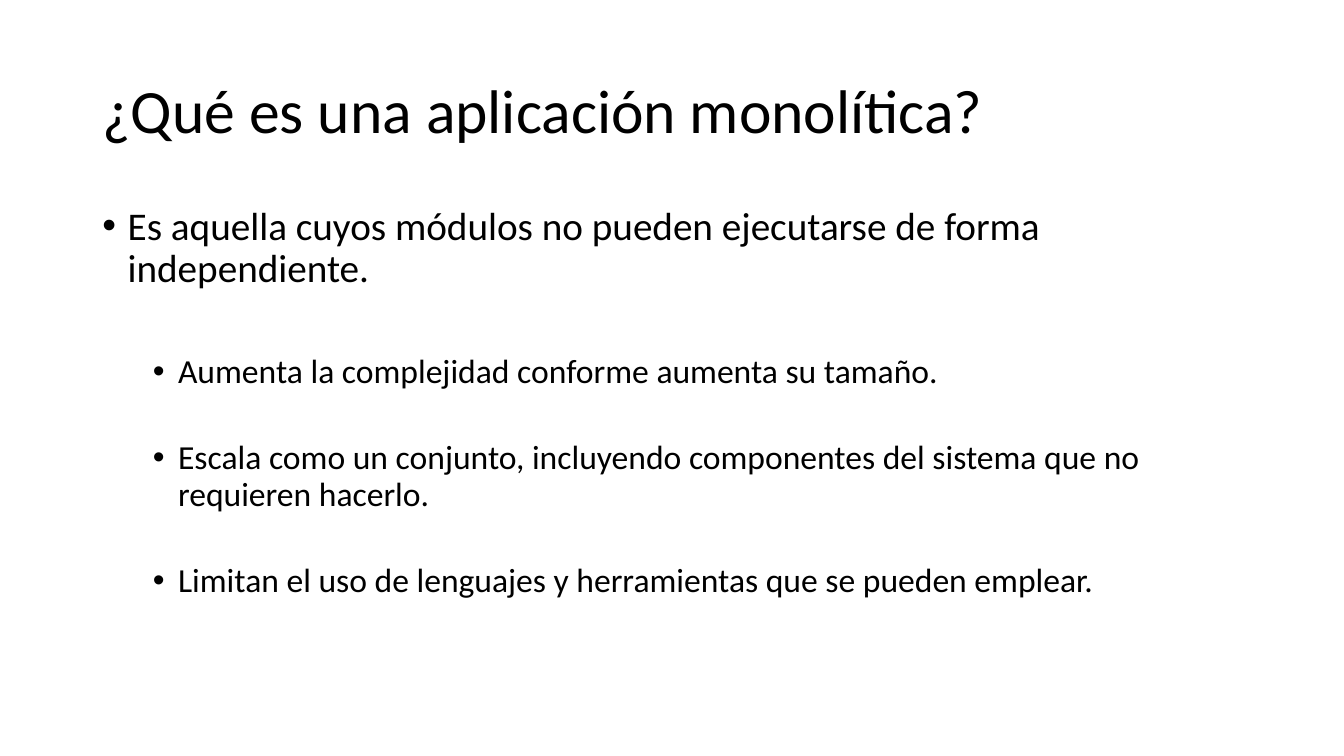
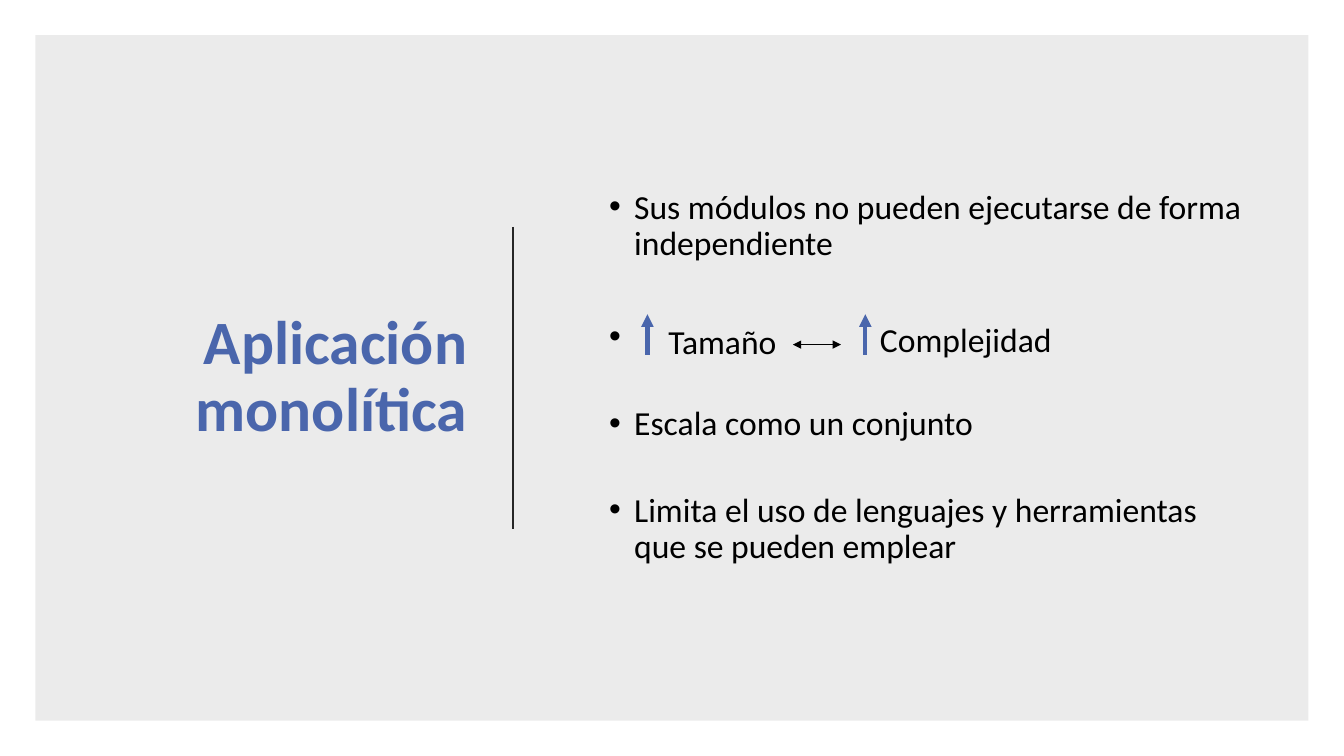
Before and after one commit to VictorIranzo/TFG_Microservices, a slide deck: slide 6 of Trabajo/Presentación/Desarrollo de software basado en microservicios.pptx. Drawn at 1344x756 pixels with LibreOffice and Linux fonts; fonts in the diff are those of the drawing. Boxes give left, top, right and bottom in pixels: in the first picture for what was removed or moved away, otherwise in the second. Text is boxed around its words. In the diff, an @@ line names an element or a change of style, - is before the commit and + after.

```diff
--- a/Trabajo/Presentación/Desarrollo de software basado en microservicios.pptx
+++ b/Trabajo/Presentación/Desarrollo de software basado en microservicios.pptx
@@ rectangle added at [35, 35, 1309, 721], fill #000000 at 8% opacity @@
@@ text "Sus módulos no pueden ejecutarse ..." at [634, 195, 1241, 564]: vertical alignment top to middle @@
@@ text at [634, 195, 1241, 564]: text changed @@
-• Es aquella cuyos módulos no pueden ejecutarse de forma independiente.
-  • Aumenta la complejidad conforme aumenta su tamaño.
-  • Escala como un conjunto, incluyendo componentes del sistema que no requieren hacerlo.
-  • Limitan el uso de lenguajes y herramientas que se pueden emplear.
+  • Sus módulos no pueden ejecutarse de forma independiente
+  • Escala como un conjunto
+  • Limita el uso de lenguajes y herramientas que se pueden emplear
@@ line added from (513, 227) to (513, 529), #262626 1.5 pt @@
@@ title at [196, 321, 467, 432]: text changed; text colour #000000 to #4A66AC; bold on @@
-¿Qué es una aplicación monolítica?
+Aplicación monolítica
@@ group added at [647, 315, 1052, 358]: 2 texts, 2 arrows, 1 double arrow @@
+Tamaño
+Complejidad
```
Also in this commit, not shown: 21 other slides changed, 8 slides added, 4 slides removed, 3 other files.
